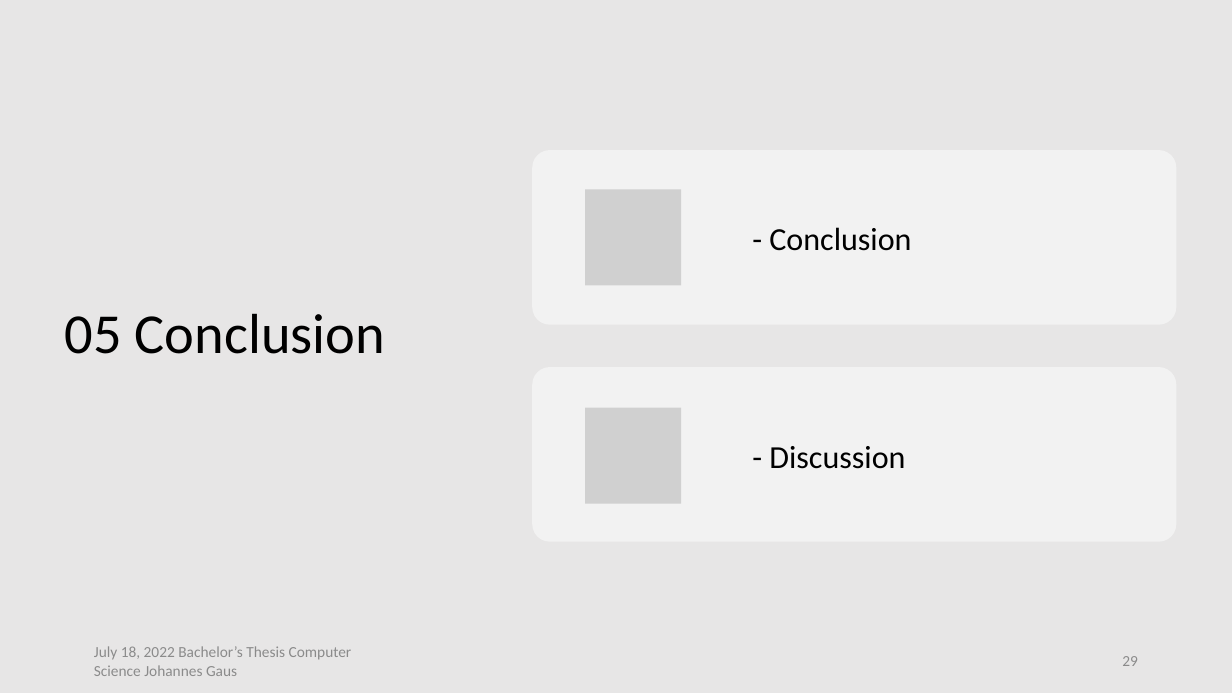
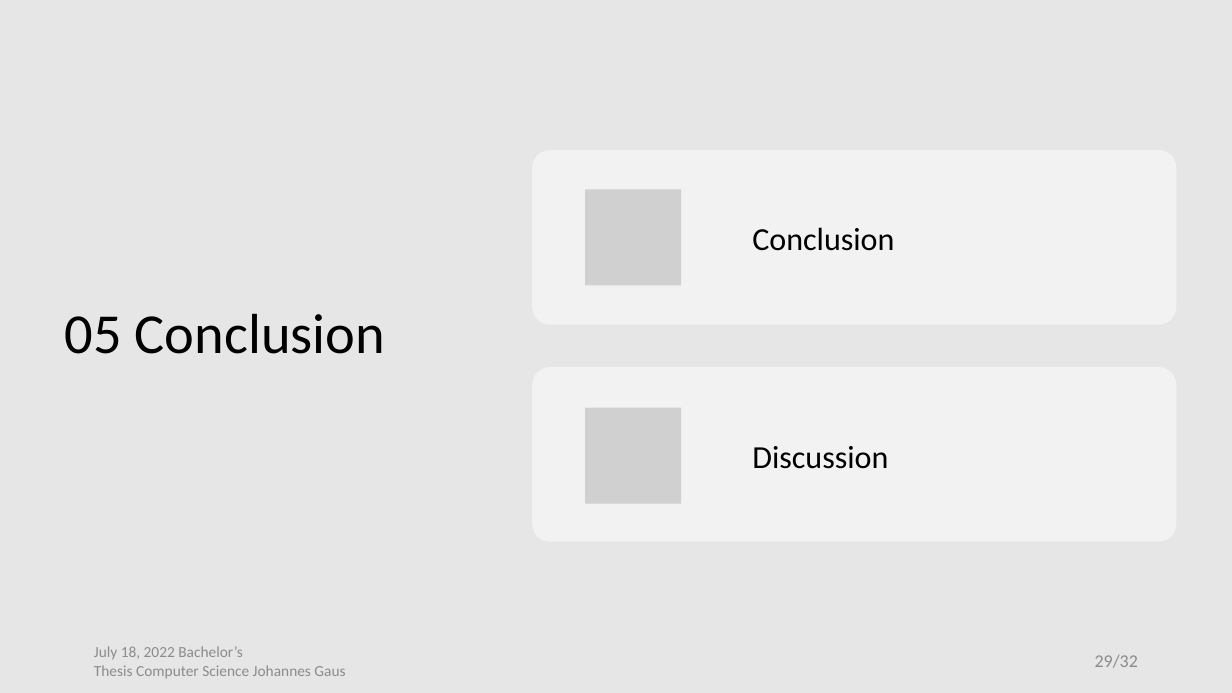
Before and after one commit to jo997/BA-WindPowerForecasting, a slide deck: slide 29 of thesis work/Thesis Defense/Thesis Defense.pptx. Drawn at 1232x693 pixels with LibreOffice and Linux fonts; fonts in the diff are those of the drawing; grey boxes stand for pictures. Boxes give left, top, right and bottom in pixels: in the first picture for what was removed or moved away, otherwise in the second. Text is boxed around its words. In the diff, an @@ line names an element or a change of style, - is before the commit and + after.

```diff
--- a/thesis work/Thesis Defense/Thesis Defense.pptx
+++ b/thesis work/Thesis Defense/Thesis Defense.pptx
@@ text at [752, 227, 894, 251]: text changed @@
-- Conclusion
+Conclusion
@@ text at [752, 446, 888, 469]: text changed @@
-- Discussion
+Discussion
@@ text at [94, 646, 345, 678]: text changed @@
-July 18, 2022 Bachelor’s Thesis Computer Science Johannes Gaus
+July 18, 2022 Bachelor’s
+Thesis Computer Science Johannes Gaus
@@ page number at [1095, 655, 1138, 668]: text changed; size 12 to 14 pt @@
-29
+29/32
```
Also in this commit, not shown: 30 other slides changed, 23 other files.
